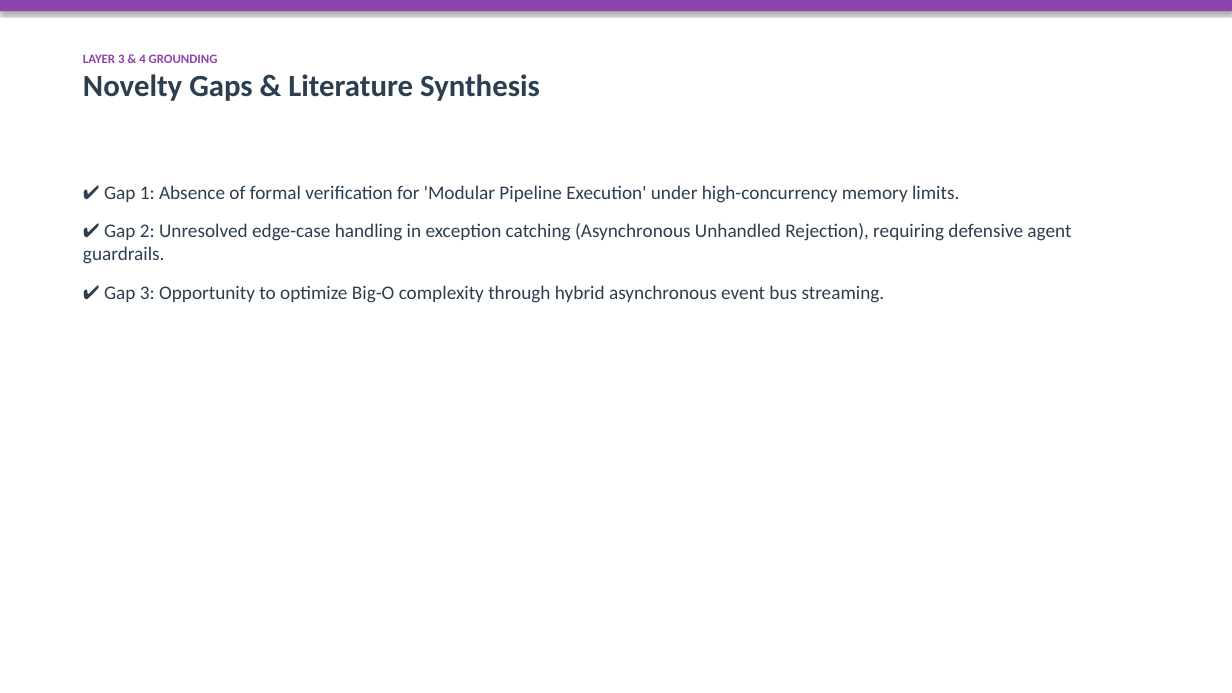
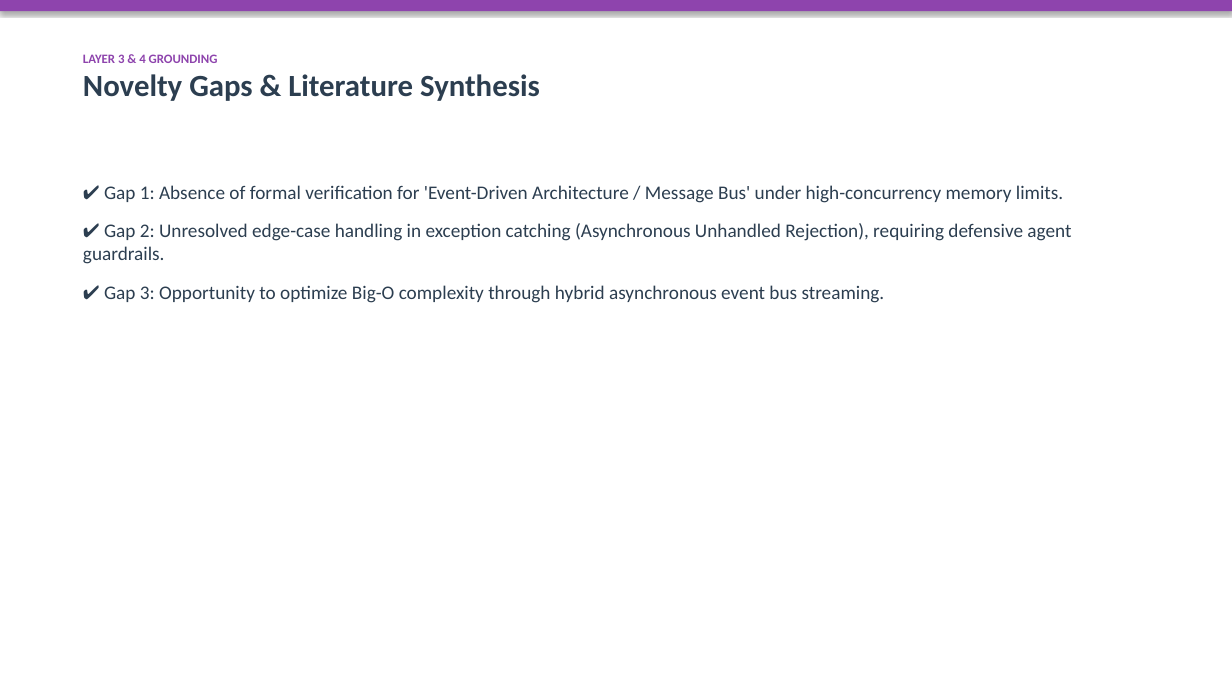
Before and after one commit to rahulkumar-andc/resercher-campanion, a slide deck: slide 4 of output/Presentation.pptx. Drawn at 1232x693 pixels with LibreOffice and Linux fonts; fonts in the diff are those of the drawing. Boxes give left, top, right and bottom in pixels: in the first picture for what was removed or moved away, otherwise in the second. Text is boxed around its words. In the diff, an @@ line names an element or a change of style, - is before the commit and + after.

Commit message:
test: Run full E2E verification audit and verify 27-agent flow

```diff
--- a/output/Presentation.pptx
+++ b/output/Presentation.pptx
@@ text at (x1=104, y1=185, x2=1063, y2=203): text changed @@
-✔ Gap 1: Absence of formal verification for 'Modular Pipeline Execution' under high-concurrency memory limits.
+✔ Gap 1: Absence of formal verification for 'Event-Driven Architecture / Message Bus' under high-concurrency memory limits.
```
Also in this commit, not shown: 3 other slides changed, 4 other files.
